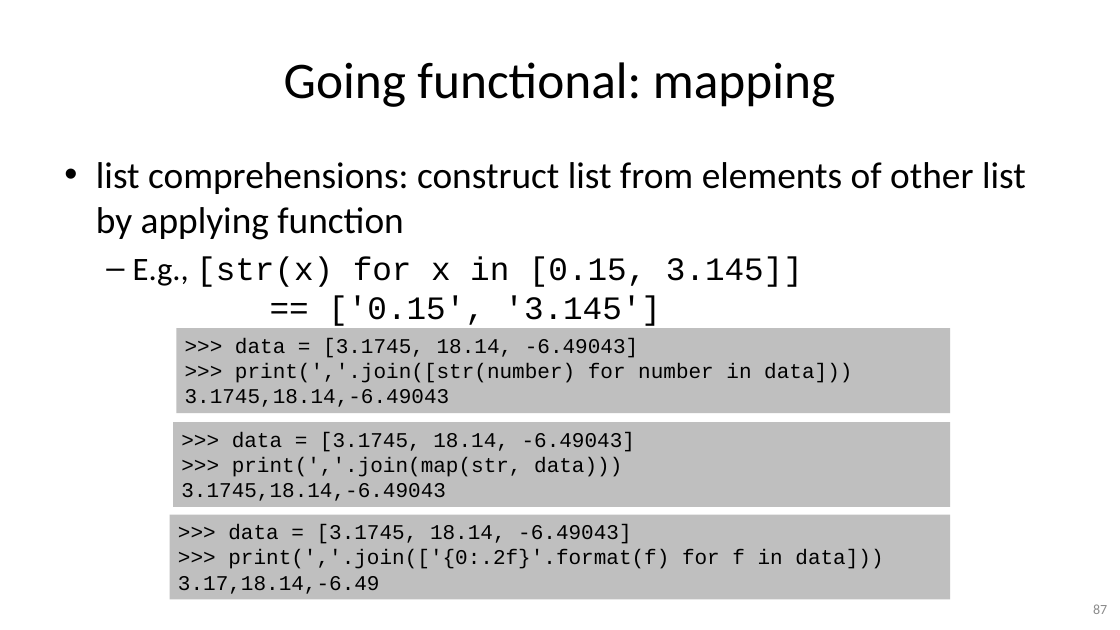
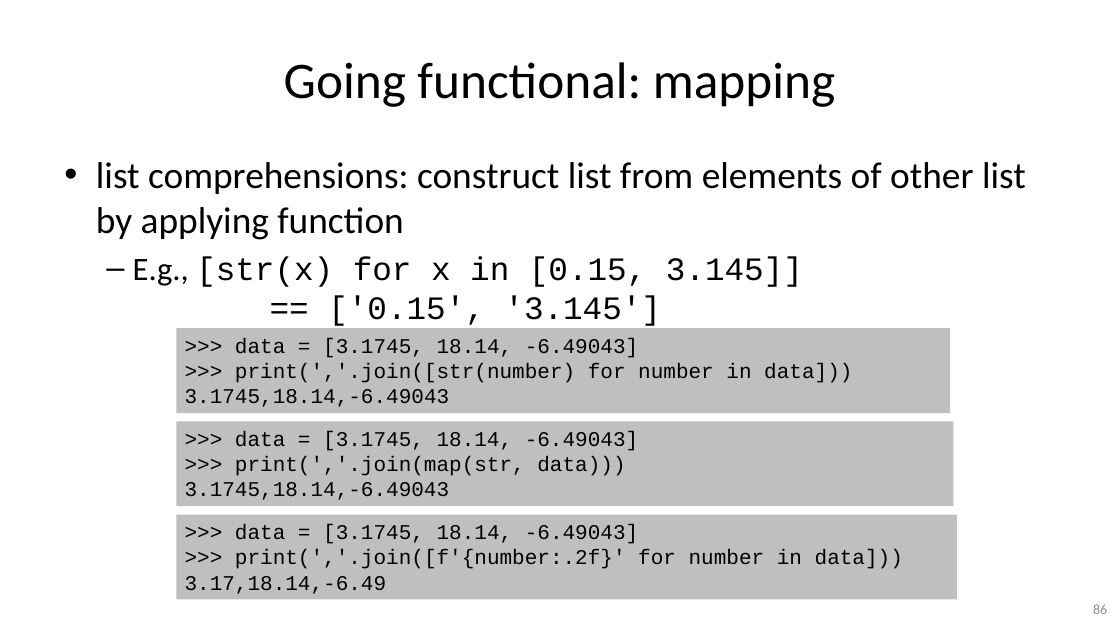
Before and after one commit to gjbex/Python-software-engineering, a slide deck: slide 86 of python_software_engineering.pptx (slide 87 before the commit). Drawn at 1120x630 pixels with LibreOffice and Linux fonts; fonts in the diff are those of the drawing. Boxes give left, top, right and bottom in pixels: in the first picture for what was removed or moved away, otherwise in the second. Text is boxed around its words. In the diff, an @@ line names an element or a change of style, - is before the commit and + after.

Commit message:
Fix typos

```diff
--- a/python_software_engineering.pptx
+++ b/python_software_engineering.pptx
@@ rectangle ">>> data = [3.1745, 18.14, ...": place and size @@
-rectangle ">>> data = [3.1745, 18.14, ..." at (173, 422, 950, 507)
+rectangle ">>> data = [3.1745, 18.14, ..." at (176, 422, 954, 507)
@@ rectangle ">>> data = [3.1745, 18.14, ...": place and size @@
-rectangle ">>> data = [3.1745, 18.14, ..." at (170, 515, 950, 600)
+rectangle ">>> data = [3.1745, 18.14, ..." at (176, 515, 957, 600)
@@ text in rectangle at (235, 549, 903, 569): text changed @@
->>> print(','.join(['{0:.2f}'.format(f) for f in data]))
+>>> print(','.join([f'{number:.2f}' for number in data]))
@@ page number at (1093, 604, 1107, 614): text changed @@
-87
+86
```
Also in this commit, not shown: 9 other slides changed, 2 slides removed.
